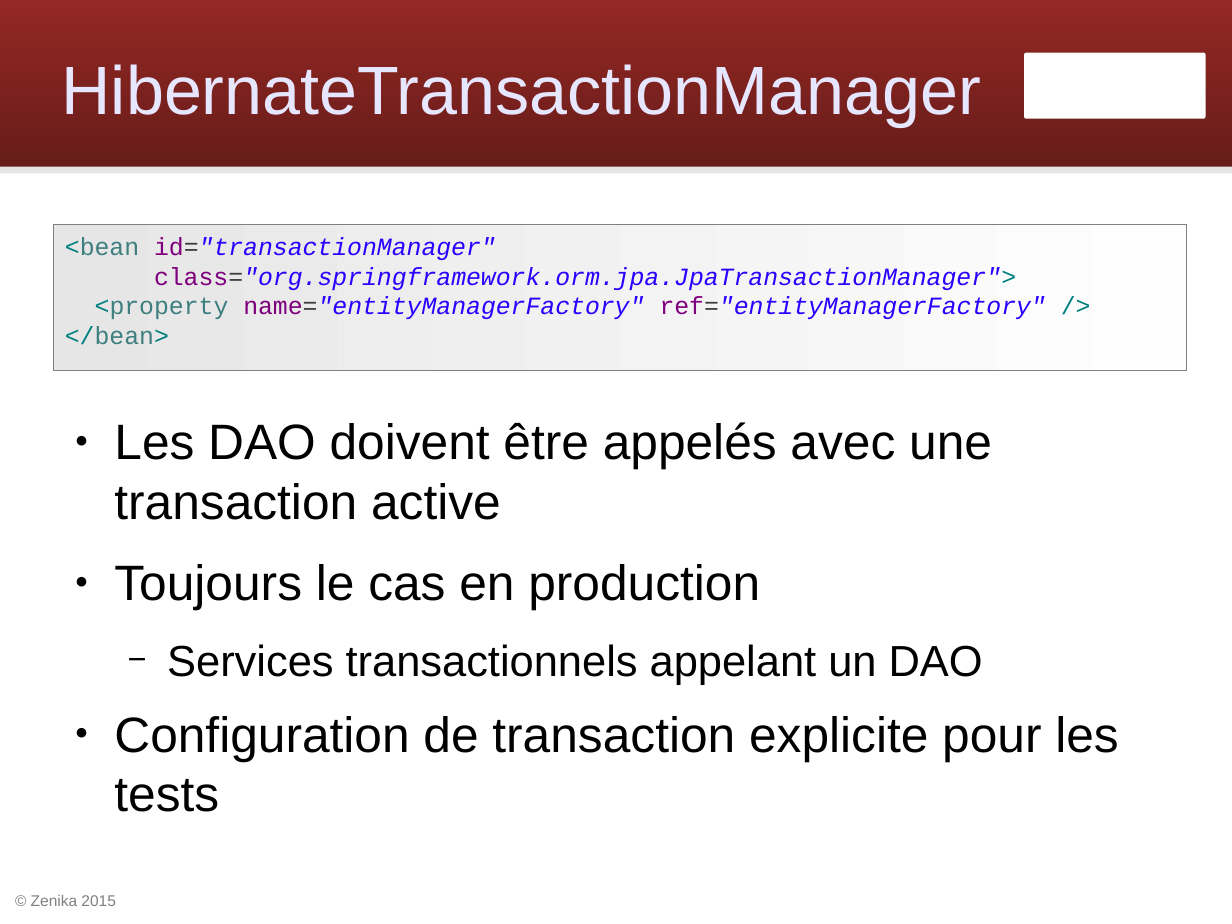
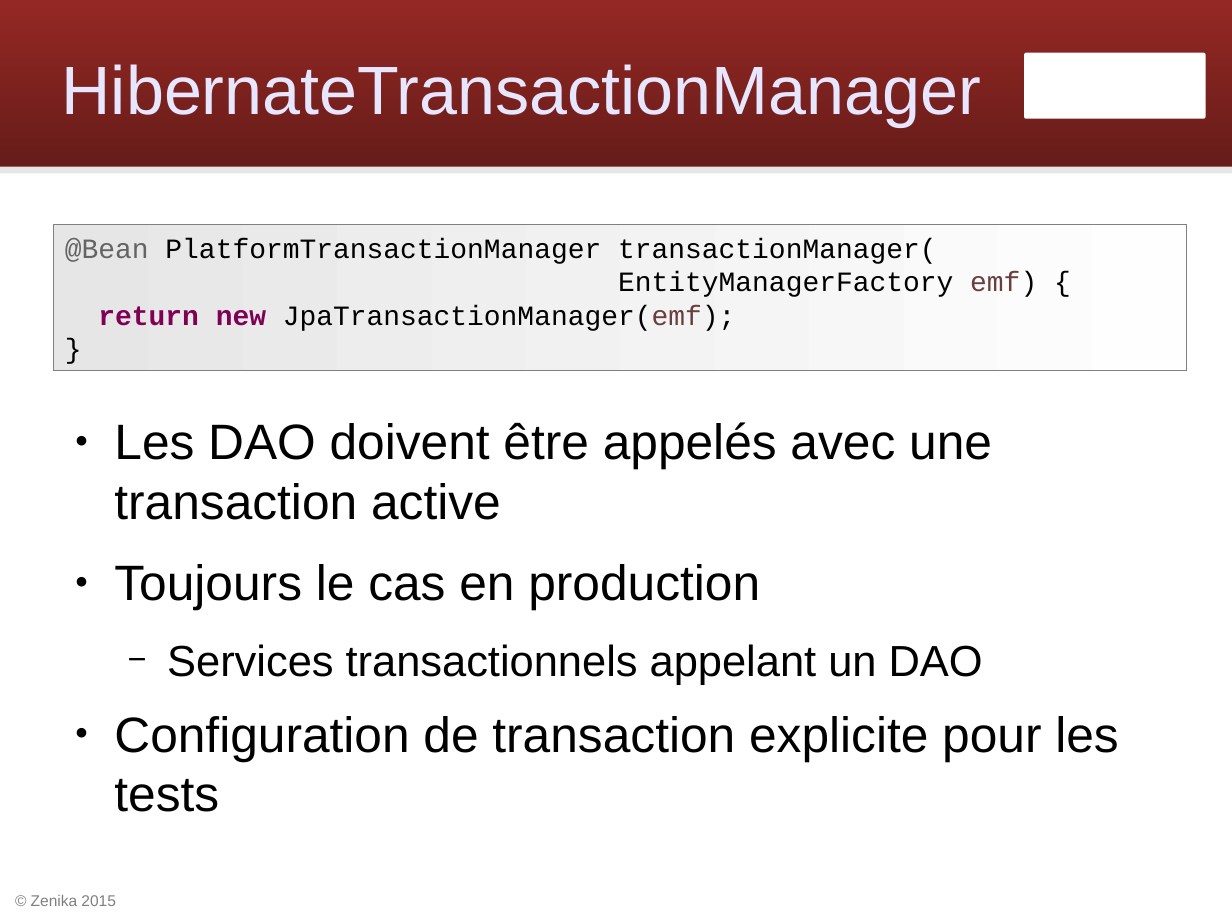
Before and after one commit to Zenika/workshop-spring-core, a slide deck: slide 72 of spring-workshop.odp. Drawn at 1232x924 pixels with LibreOffice and Linux fonts; fonts in the diff are those of the drawing; background and template pictures are left out. Boxes give left, top, right and bottom in pixels: in the first picture for what was removed or moved away, otherwise in the second. Text is boxed around its words. In the diff, an @@ line names an element or a change of style, - is before the commit and + after.

```diff
--- a/spring-workshop.odp
+++ b/spring-workshop.odp
@@ text in rectangle at <box>65,238,1037,331</box>: text changed; size 16 to 18 pt; text colour #2A00FF to #000000; italic off @@
-<bean id="transactionManager"
-class="org.springframework.orm.jpa.JpaTransactionManager">
-<property name="entityManagerFactory" ref="entityManagerFactory" />
-</bean>
+@Bean PlatformTransactionManager transactionManager(
+EntityManagerFactory emf) {
+return new JpaTransactionManager(emf);
+}
```
Also in this commit, not shown: 3 other slides changed, 8 other files.
